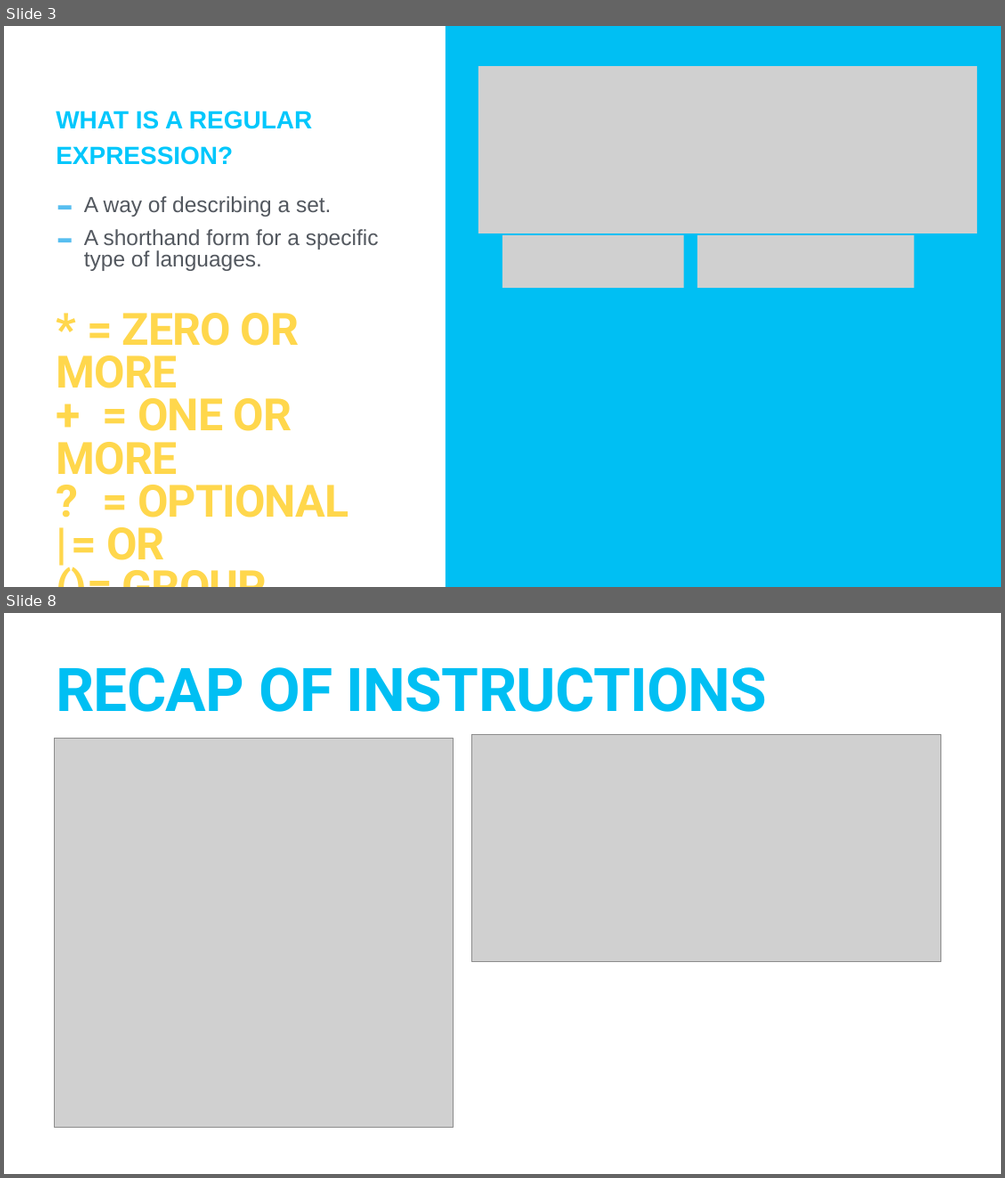
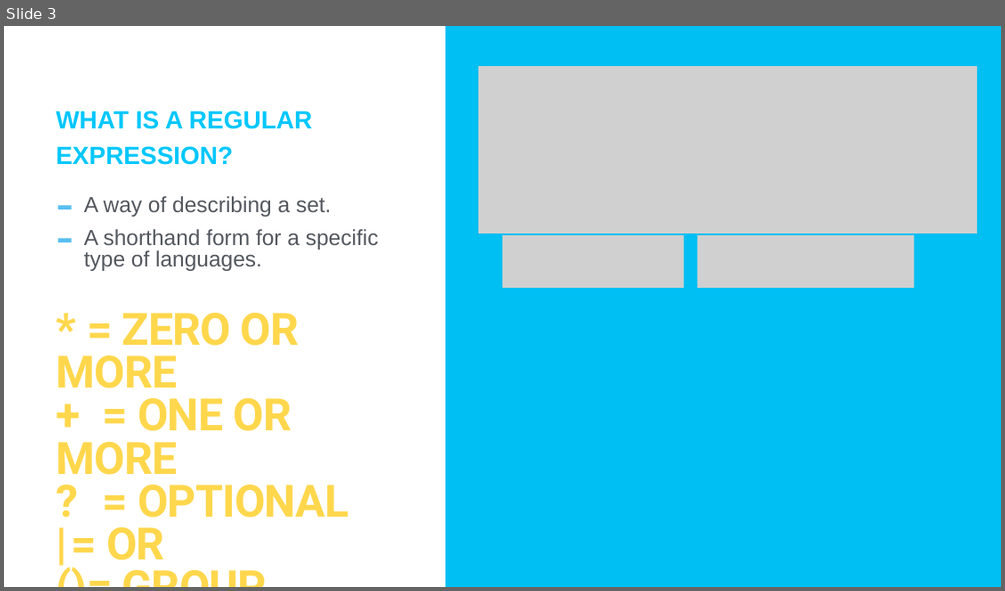
Before and after one commit to TommyWoodley/teaching, a slide deck: ALevel/RegularAndContextFreeLanguages/RegularExpressionsAndContextFreeLanguages.pptx. Shown one above the other, each under a label of ours: slides 3 and 8 before the commit, slide 3 after it; the slides between them are not shown. The pictures are 1005x1178 and 1005x591 pixels, drawn with LibreOffice and Linux fonts; fonts in the diff are those of the drawing; grey boxes stand for pictures. Boxes give left, top, right and bottom in pixels: in the first picture for what was removed or moved away, otherwise in the second. Text is boxed around its words. In the diff, an @@ line names an element or a change of style, - is before the commit and + after.

```diff
--- a/ALevel/RegularAndContextFreeLanguages/RegularExpressionsAndContextFreeLanguages.pptx
+++ b/ALevel/RegularAndContextFreeLanguages/RegularExpressionsAndContextFreeLanguages.pptx
@@ slide 8 removed at bbox=[4, 613, 1001, 1174], background #FFFFFF @@
@@ title removed at bbox=[56, 667, 768, 712] @@
-RECAP OF INSTRUCTIONS
@@ picture removed at bbox=[55, 738, 453, 1127] @@
@@ picture removed at bbox=[471, 734, 940, 961] @@
```
Also in this commit, not shown: 1 slide changed, 3 slides added, 8 other slides removed, 1 other file.
